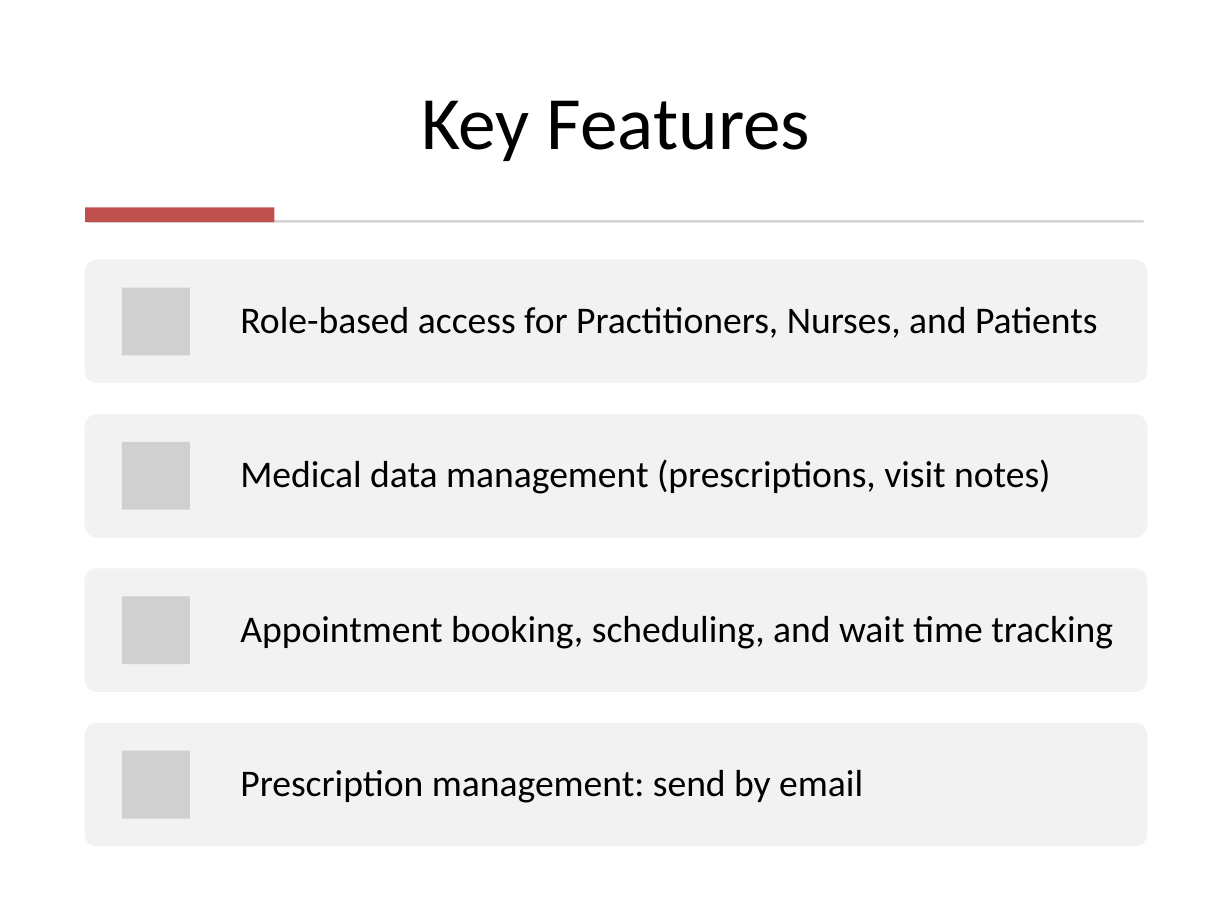
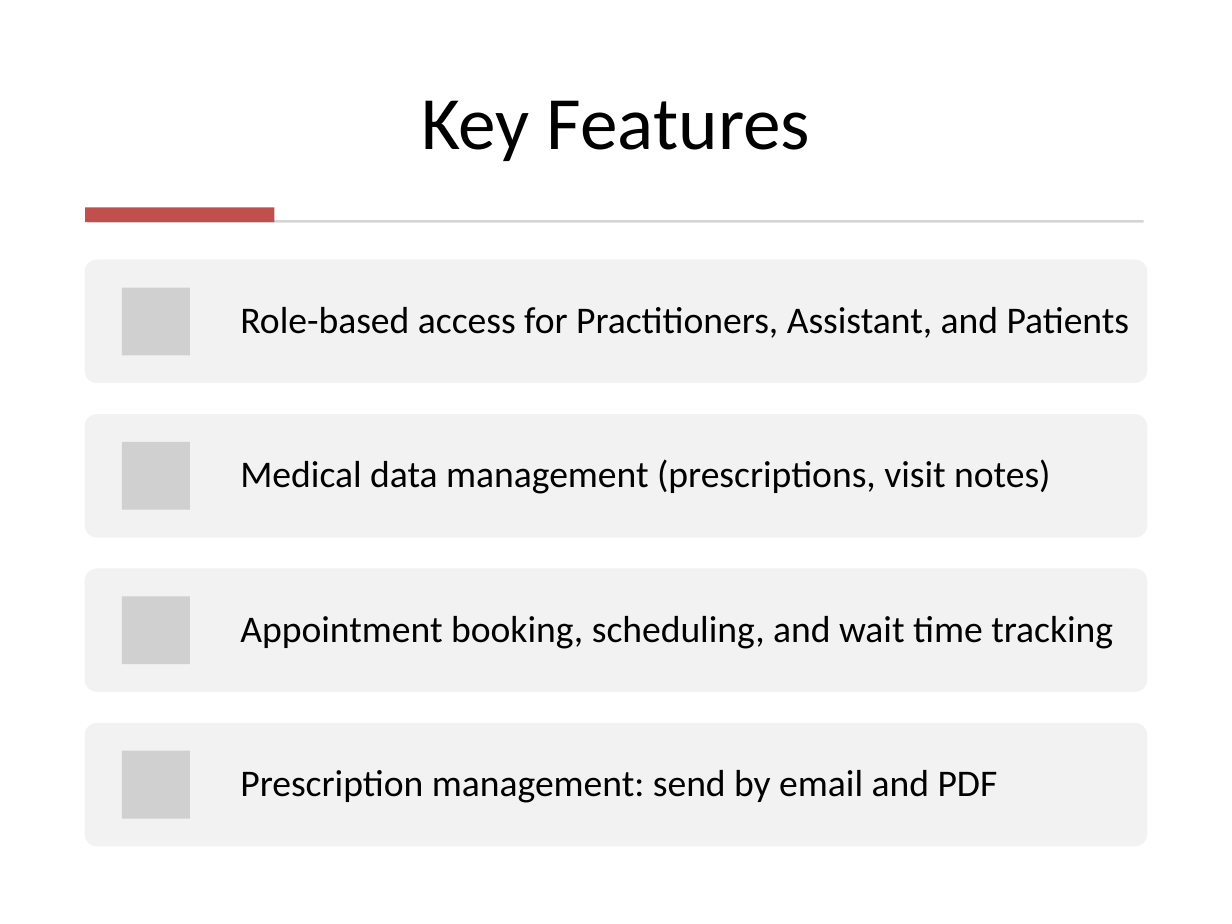
Before and after one commit to Zughayyar/MediTrack_MERN_Project, a slide deck: slide 5 of MediTracker.pptx (slide 4 before the commit). Drawn at 1232x924 pixels with LibreOffice and Linux fonts; fonts in the diff are those of the drawing; grey boxes stand for pictures. Boxes give left, top, right and bottom in pixels: in the first picture for what was removed or moved away, otherwise in the second. Text is boxed around its words. In the diff, an @@ line names an element or a change of style, - is before the commit and + after.

```diff
--- a/MediTracker.pptx
+++ b/MediTracker.pptx
@@ text at bbox=[240, 307, 1130, 338]: text changed @@
-Role-based access for Practitioners, Nurses, and Patients
+Role-based access for Practitioners, Assistant, and Patients
@@ text at bbox=[240, 770, 998, 803]: text changed @@
-Prescription management: send by email
+Prescription management: send by email and PDF
```
Also in this commit, not shown: 3 other slides changed, 7 slides added, 4 slides removed, 5 other files.
